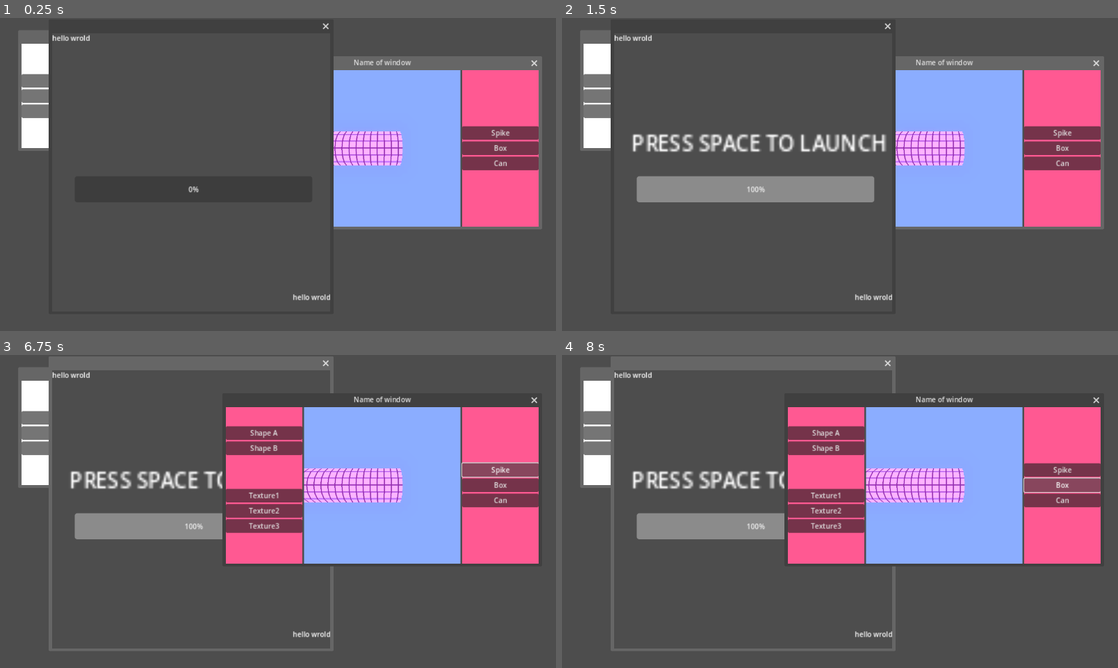
Above: before the commit, frames 1-4 (two rows, left to right).
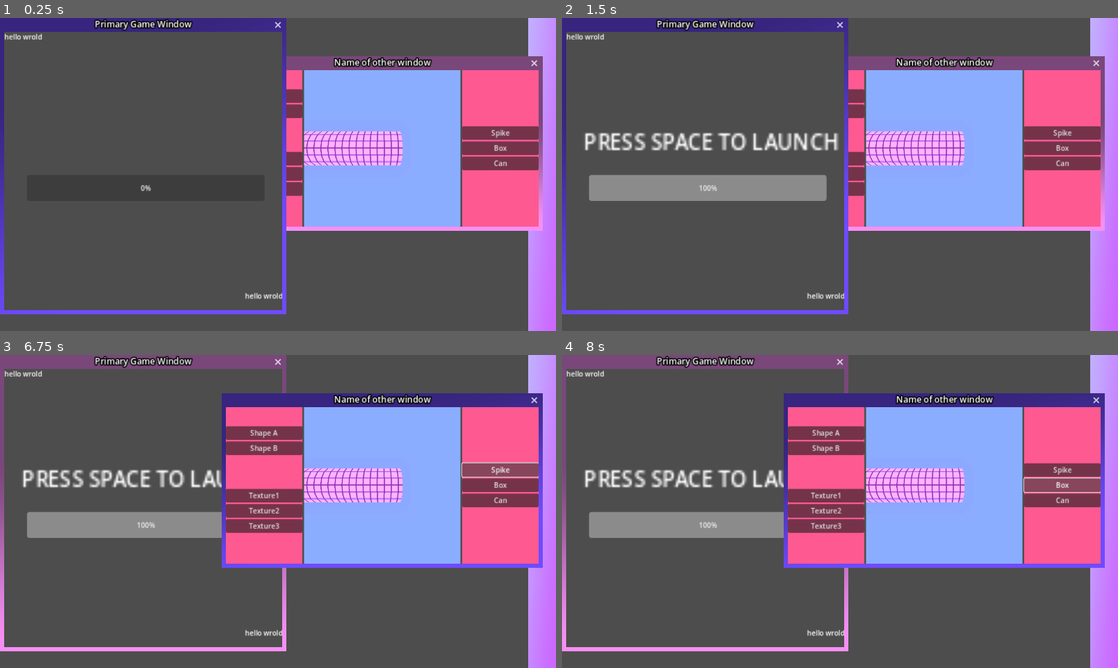
Above: after the commit, the same moments.

Repository: ktosox/GWJ77-Metamorphosis
Game: Godot game, scene res://game.tscn
Same seed, same stepped clock (60 frames per second), same inputs: the game is played once before the commit and once after it.
Inputs:
- Up to frame 1 (0.25 s): no input
- Up to frame 2 (1.5 s): click "BUTTON1" at 0.5 s; click "BUTTON2" at 1.25 s
- Up to frame 3 (6.75 s): click "BUTTON3" at 2 s; click "Shape A" at 2.75 s; click "Shape B" at 3.5 s; click "Texture1" at 4.25 s; click "Texture2" at 5 s; click "Texture3" at 5.75 s; click "Spike" at 6.5 s
- Up to frame 4 (8 s): click "Box" at 7.25 s

The runs differ from the first frame. In frame 1, 17% of the frame differs, in the area x 0-100%, y 0-100%; in frame 2, 20%; in frame 3, 17%; in frame 4, 17%.

Commit message:
loads of minor changes to UI
includinga fix to Window scene to prevent it from going off screen

Diff:
--- a/Game/game.gd
+++ b/Game/game.gd
@@ -9,3 +9,17 @@
 # Called every frame. 'delta' is the elapsed time since the previous frame.
 func _process(delta: float) -> void:
 	pass
+
+
+
+
+# SPECILA TEST BUTTONS
+
+func _on_button_1_pressed() -> void:
+	pass # Replace with function body.
+
+func _on_button_2_pressed() -> void:
+	pass # Replace with function body.
+
+func _on_button_3_pressed() -> void:
+	pass # Replace with function body.
--- a/Game/game.tscn
+++ b/Game/game.tscn
@@ -1,8 +1,20 @@
-[gd_scene load_steps=4 format=3 uid="uid://3s00a7q88gky"]
+[gd_scene load_steps=8 format=3 uid="uid://3s00a7q88gky"]
 
+[ext_resource type="Theme" uid="uid://dbotcsipmht72" path="res://interface/main_theme.tres" id="1_8ojrk"]
 [ext_resource type="Script" path="res://game.gd" id="1_oho4n"]
 [ext_resource type="PackedScene" uid="uid://mv7gh2u28mg5" path="res://experimental/player_construction.tscn" id="1_wgv3v"]
 [ext_resource type="PackedScene" uid="uid://b6n1a36i8bdmy" path="res://level/level_builder.tscn" id="2_1inpa"]
+[ext_resource type="Script" path="res://interface/window.gd" id="3_mw1gv"]
+
+[sub_resource type="Gradient" id="Gradient_gfmeh"]
+interpolation_mode = 2
+colors = PackedColorArray(0.801052, 0.400161, 1, 1, 0.75868, 0.685812, 1, 1)
+
+[sub_resource type="GradientTexture2D" id="GradientTexture2D_fuyl8"]
+gradient = SubResource("Gradient_gfmeh")
+height = 720
+fill_from = Vector2(1, 1)
+fill_to = Vector2(0, 0)
 
 [node name="Game" type="Control"]
 layout_mode = 3
@@ -11,12 +23,38 @@
 anchor_bottom = 1.0
 grow_horizontal = 2
 grow_vertical = 2
+theme = ExtResource("1_8ojrk")
 script = ExtResource("1_oho4n")
+
+[node name="ColorRect" type="TextureRect" parent="."]
+custom_minimum_size = Vector2(64, 0)
+layout_mode = 1
+anchors_preset = 11
+anchor_left = 1.0
+anchor_right = 1.0
+anchor_bottom = 1.0
+offset_left = -64.0
+grow_horizontal = 0
+grow_vertical = 2
+texture = SubResource("GradientTexture2D_fuyl8")
+expand_mode = 1
+stretch_mode = 1
+
+[node name="VBoxContainer" type="VBoxContainer" parent="."]
+custom_minimum_size = Vector2(64, 0)
+layout_mode = 1
+anchors_preset = 11
+anchor_left = 1.0
+anchor_right = 1.0
+anchor_bottom = 1.0
+grow_horizontal = 0
+grow_vertical = 2
 
 [node name="Window" type="Window" parent="."]
 title = "Name of window"
 position = Vector2i(50, 60)
 size = Vector2i(320, 240)
+script = ExtResource("3_mw1gv")
 
 [node name="ColorRect" type="ColorRect" parent="Window"]
 anchors_preset = 15
@@ -34,7 +72,7 @@
 grow_vertical = 2
 alignment = 1
 
-[node name="Button" type="Button" parent="Window/ColorRect/VBoxContainer"]
+[node name="Button1" type="Button" parent="Window/ColorRect/VBoxContainer"]
 layout_mode = 2
 text = "BUTTON1"
 
@@ -48,9 +86,11 @@
 
 [node name="Window2" type="Window" parent="."]
 auto_translate_mode = 1
-title = "Name of window"
+title = "Name of other window"
 position = Vector2i(520, 120)
 size = Vector2i(720, 360)
+unresizable = true
+script = ExtResource("3_mw1gv")
 
 [node name="PlayerConstruction" parent="Window2" instance=ExtResource("1_wgv3v")]
 anchors_preset = 15
@@ -59,8 +99,14 @@
 offset_right = 0.0
 
 [node name="Window3" type="Window" parent="."]
-position = Vector2i(120, 35)
+title = "Primary Game Window"
+position = Vector2i(10, 32)
 size = Vector2i(640, 640)
 unresizable = true
+script = ExtResource("3_mw1gv")
 
 [node name="LevelBuilder" parent="Window3" instance=ExtResource("2_1inpa")]
+
+[connection signal="pressed" from="Window/ColorRect/VBoxContainer/Button1" to="." method="_on_button_1_pressed"]
+[connection signal="pressed" from="Window/ColorRect/VBoxContainer/Button2" to="." method="_on_button_2_pressed"]
+[connection signal="pressed" from="Window/ColorRect/VBoxContainer/Button3" to="." method="_on_button_3_pressed"]
--- /dev/null
+++ b/Game/interface/main_theme.tres
@@ -0,0 +1,12 @@
+[gd_resource type="Theme" load_steps=3 format=3 uid="uid://dbotcsipmht72"]
+
+[ext_resource type="StyleBox" uid="uid://b643uoxsfu6y5" path="res://resources/interface_theme/window_border_focused.tres" id="1_1aqhb"]
+[ext_resource type="StyleBox" uid="uid://cxrhqx3jk4p3j" path="res://resources/interface_theme/window_border_unfocused.tres" id="2_dw5w7"]
+
+[resource]
+Window/colors/title_color = Color(1, 1, 1, 1)
+Window/colors/title_outline_modulate = Color(0, 0, 0, 1)
+Window/constants/title_outline_size = 10
+Window/font_sizes/title_font_size = 20
+Window/styles/embedded_border = ExtResource("1_1aqhb")
+Window/styles/embedded_unfocused_border = ExtResource("2_dw5w7")
--- /dev/null
+++ b/Game/interface/window.gd
@@ -0,0 +1,18 @@
+extends Window
+
+
+
+func _process(delta: float) -> void:
+	position.x = clampi(position.x,10,1200)
+	position.y = clampi(position.y,32,720)
+	pass
+
+
+func _on_focus_entered() -> void:
+	set_process(true)
+	pass # Replace with function body.
+
+
+func _on_focus_exited() -> void:
+	set_process(false)
+	pass # Replace with function body.
--- /dev/null
+++ b/Game/interface/window.tscn
@@ -0,0 +1,14 @@
+[gd_scene load_steps=3 format=3 uid="uid://ccyjlyccem0xs"]
+
+[ext_resource type="Theme" uid="uid://dbotcsipmht72" path="res://interface/main_theme.tres" id="1_vdb7k"]
+[ext_resource type="Script" path="res://interface/window.gd" id="2_y41sf"]
+
+[node name="Window" type="Window"]
+title = "ABC"
+position = Vector2i(50, 50)
+unresizable = true
+theme = ExtResource("1_vdb7k")
+script = ExtResource("2_y41sf")
+
+[connection signal="focus_entered" from="." to="." method="_on_focus_entered"]
+[connection signal="focus_exited" from="." to="." method="_on_focus_exited"]
--- a/Game/level/player_catcher.gd
+++ b/Game/level/player_catcher.gd
@@ -4,6 +4,10 @@
 
 
 func _on_body_entered(body: Node3D) -> void:
+
+
 	if body.is_in_group("Player"):
+		$Label3D.visible = true
+		await get_tree().create_timer(0.5).timeout
 		emit_signal("player_reached_end")
 	pass # Replace with function body.
--- a/Game/level/player_catcher.tscn
+++ b/Game/level/player_catcher.tscn
@@ -37,4 +37,12 @@
 transform = Transform3D(1, 0, 0, 0, 1, 0, 0, 0, 1, 0, -1.01644, 0)
 mesh = SubResource("PlaneMesh_8v475")
 
+[node name="Label3D" type="Label3D" parent="."]
+transform = Transform3D(1, 0, 0, 0, 1, 0, 0, 0, 1, 0, -0.858047, 0)
+visible = false
+billboard = 1
+render_priority = 1
+text = "LEVEL COMPLETE"
+font_size = 52
+
 [connection signal="body_entered" from="." to="." method="_on_body_entered"]
--- /dev/null
+++ b/Game/resources/interface_theme/window_border_focused.tres
@@ -0,0 +1,20 @@
+[gd_resource type="StyleBoxTexture" load_steps=3 format=3 uid="uid://b643uoxsfu6y5"]
+
+[sub_resource type="Gradient" id="Gradient_3n2bl"]
+interpolation_mode = 2
+colors = PackedColorArray(0.501407, 0.501406, 0.501406, 1, 1, 1, 1, 1)
+
+[sub_resource type="GradientTexture2D" id="GradientTexture2D_m730x"]
+gradient = SubResource("Gradient_3n2bl")
+width = 128
+height = 128
+fill_from = Vector2(0.233945, 0.220183)
+fill_to = Vector2(0.5, 0.899083)
+
+[resource]
+texture = SubResource("GradientTexture2D_m730x")
+expand_margin_left = 10.0
+expand_margin_top = 32.0
+expand_margin_right = 10.0
+expand_margin_bottom = 10.0
+modulate_color = Color(0.436106, 0.295429, 0.999957, 1)
--- /dev/null
+++ b/Game/resources/interface_theme/window_border_unfocused.tres
@@ -0,0 +1,20 @@
+[gd_resource type="StyleBoxTexture" load_steps=3 format=3 uid="uid://cxrhqx3jk4p3j"]
+
+[sub_resource type="Gradient" id="Gradient_3n2bl"]
+interpolation_mode = 2
+colors = PackedColorArray(0.501407, 0.501406, 0.501406, 1, 1, 1, 1, 1)
+
+[sub_resource type="GradientTexture2D" id="GradientTexture2D_m730x"]
+gradient = SubResource("Gradient_3n2bl")
+width = 128
+height = 128
+fill_from = Vector2(0.197248, 0.380734)
+fill_to = Vector2(0.201835, 0.963303)
+
+[resource]
+texture = SubResource("GradientTexture2D_m730x")
+expand_margin_left = 10.0
+expand_margin_top = 32.0
+expand_margin_right = 10.0
+expand_margin_bottom = 10.0
+modulate_color = Color(0.962449, 0.560859, 0.957705, 1)
